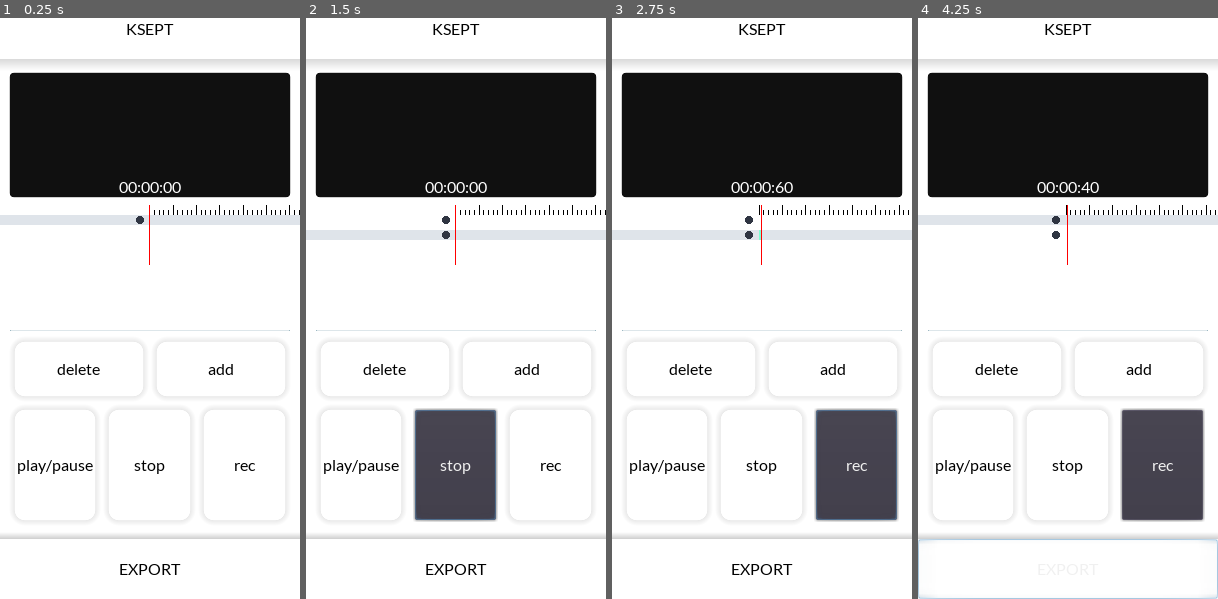
Above: before the commit, frames 1-4 (left to right).
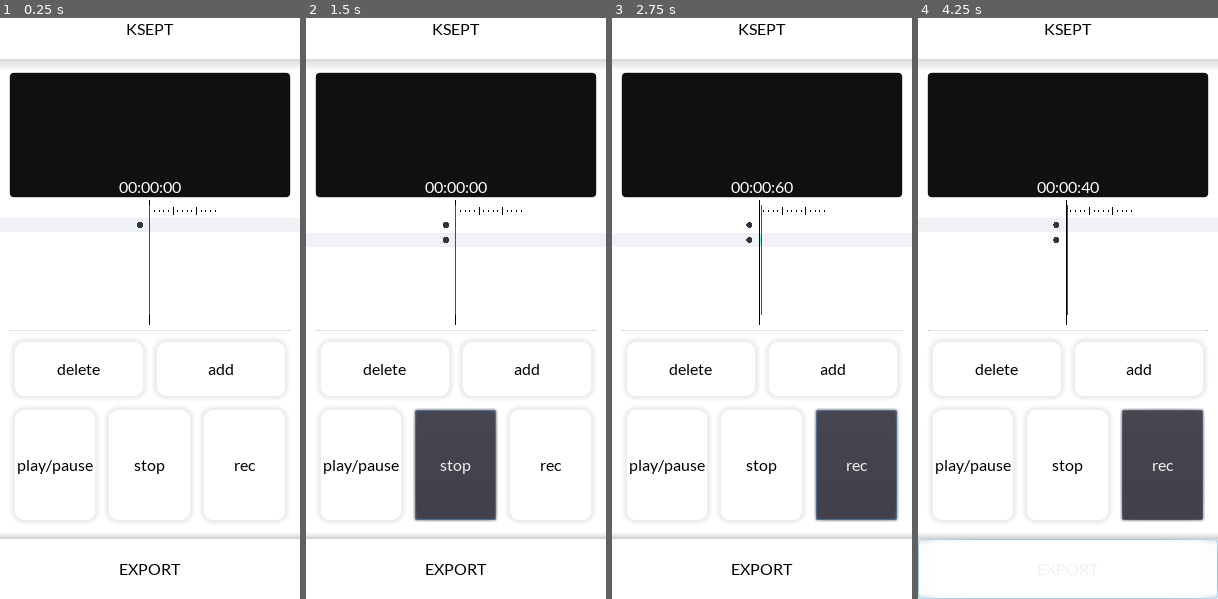
Above: after the commit, the same moments.

Repository: kahagino/ksept_recorder
Game: Godot game, scene res://scenes/main.tscn
Same seed, same stepped clock (60 frames per second), same inputs: the game is played once before the commit and once after it.
Inputs:
- Up to frame 1 (0.25 s): no input
- Up to frame 2 (1.5 s): click "add" at 0.5 s; click "stop" at 1.25 s
- Up to frame 3 (2.75 s): click "rec" at 2 s
- Up to frame 4 (4.25 s): tap Enter (ui_accept) at 2.75, 3.02, 3.77 s; hold Right (ui_right) 2.78-3.53 s; hold Down (ui_down) from 3.53 s (still down)

The runs differ from the first frame. In frame 1, 0.7% of the frame differs, in the area x 0-100%, y 31-53%; in frame 2, 0.7%; in frame 3, 0.8%; in frame 4, 0.8%.

Commit message:
🚧 settings fps maxed at 30 to improve power consumption

Diff:
--- a/project.godot
+++ b/project.godot
@@ -28,6 +28,10 @@
 
 Global="*res://src/global.gd"
 
+[debug]
+
+settings/fps/force_fps=30
+
 [display]
 
 window/size/width=300
@@ -37,9 +41,17 @@
 window/stretch/mode="2d"
 window/stretch/aspect="expand"
 
+[input_devices]
+
+pointing/emulate_touch_from_mouse=true
+
 [logging]
 
 file_logging/enable_file_logging.pc=false
+
+[physics]
+
+common/physics_fps=30
 
 [rendering]
 
--- a/ui_components/tracks_ui.gd
+++ b/ui_components/tracks_ui.gd
@@ -12,7 +12,6 @@
 	Global.audio_manager.connect("cursor_updated", self, "_on_cursor_updated")
 
 func _draw()->void:
-	_draw_time_scale()
 	_draw_focused_track(Global.get_focused_track_index())
 
 	var tracks = Global.get_tracks()
@@ -23,6 +22,8 @@
 		elif tracks[i].is_start_set:
 			# dynamic size when recording:
 			_draw_track(tracks[i].start_t_stamp, Global.get_cursor_pos(), i)
+
+	_draw_time_scale()
 
 	_draw_cursor()
 
@@ -41,13 +42,12 @@
 	return rect_size.x / 60.0
 
 func _draw_track(start_t_stamp:float, end_t_stamp:float, i:int)->FuncRef:
-	print("draw track")
 	var time_to_pos_scale = get_time_to_pos_scale()
 	var track_start_pos = time_to_pos_scale * start_t_stamp
 	var track_end_pos = time_to_pos_scale * end_t_stamp
 	var rect_pos = view_pos + Vector2(
 		track_start_pos,
-		i * tracks_thickness +  i * v_separation)
+		i * tracks_thickness +  (i+1) * v_separation)
 	return draw_rect(
 		Rect2(
 			rect_pos + time_to_pos_scale * view_offset,
@@ -55,16 +55,19 @@
 		Color.aquamarine,
 		true)
 
-func _draw_track_circle(i:int)->FuncRef:
+func _draw_track_circle(i:int, cust_offset:Vector2 = Vector2.ZERO)->FuncRef:
 	var rect_pos = get_time_to_pos_scale() * view_offset + view_pos + Vector2(
 		-10,
-		i * tracks_thickness +  i * v_separation + tracks_thickness/2)
-	return draw_circle(rect_pos, 4.0, Color("#2f3542"))
+		i * tracks_thickness +  (i+1) * v_separation + tracks_thickness/2)
+	return draw_circle(rect_pos, 3.0, Color("#2f3542"))
 
 func _draw_cursor()->FuncRef:
 	var time_to_pos_scale = get_time_to_pos_scale()
 	var line_pos_up = view_offset * time_to_pos_scale + Vector2(0, -10)
-	var line_pos_down = line_pos_up + Vector2(0, 60)
+	var line_pos_down = line_pos_up + Vector2(
+		0,
+		rect_size.y - view_offset.y * get_time_to_pos_scale()
+		)
 	return draw_line(line_pos_up, line_pos_down, Color.red, 1.0)
 
 func _draw_focused_track(focused_track_index:int)->FuncRef:
@@ -72,34 +75,52 @@
 	var track_start_pos = -10*get_time_to_pos_scale()
 	var track_end_pos = time_to_pos_scale * view_scale +10*get_time_to_pos_scale()
 	var thickness_pos = focused_track_index * tracks_thickness
-	var separation_pos = focused_track_index * v_separation
+	var separation_pos = (focused_track_index+1) * v_separation
 	var rect_pos = Vector2(
 		track_start_pos,
-		thickness_pos + separation_pos + view_offset.y * time_to_pos_scale)
+		thickness_pos + separation_pos + view_offset.y * time_to_pos_scale -2)
 	return draw_rect(
 		Rect2(
 			rect_pos,
-			Vector2(track_end_pos - track_start_pos, tracks_thickness)),
-		Color("#dfe4ea"),
+			Vector2(track_end_pos - track_start_pos, tracks_thickness +4)),
+		Color("#f1f2f6"),
 		true)
 
 func _draw_time_scale()->void:
 	var time_to_pose_scale = get_time_to_pos_scale()
-	# 5 secs lines
-	for i in range(0, 61, 5):
-		var line_pos_x = view_pos.x + i * time_to_pose_scale
-		var line_offset = view_offset * time_to_pose_scale
+	var cursor_pos_int = int(Global.get_cursor_pos())
+
+	# the lines will draw dynamically but keep a maxium interval size
+	# of view_scale
+	# user has the impression that the number of lines is infinite
+	var low_range = -int(view_scale/4) + (cursor_pos_int)
+	var top_range = int(view_scale/4) + cursor_pos_int
+	if cursor_pos_int <= view_scale/4:
+		low_range = 0
+
+	var line_pos_x = view_pos.x
+	var line_offset = view_offset * time_to_pose_scale
+	draw_line(
+			line_offset + Vector2(line_pos_x, rect_size.y - view_offset.y * time_to_pose_scale),
+			line_offset + Vector2(line_pos_x, -15),
+			Color.black
+			)
+
+	# 5 secs line
+	for i in range((low_range +4)/5, (top_range+4)/5, 1):
+		line_pos_x = view_pos.x + 5 * i * time_to_pose_scale
+		line_offset = view_offset * time_to_pose_scale
 		draw_line(
 			line_offset + Vector2(line_pos_x, 0),
-			line_offset + Vector2(line_pos_x, -10),
+			line_offset + Vector2(line_pos_x, -8),
 			Color.black
 			)
 	# 1 sec lines
-	for i in range(0, 61, 1):
-		var line_pos_x = view_pos.x + i * time_to_pose_scale
-		var line_offset = view_offset * time_to_pose_scale
+	for i in range(low_range, top_range, 1):
+		line_pos_x = view_pos.x + i * time_to_pose_scale
+		line_offset = view_offset * time_to_pose_scale
 		draw_line(
-			line_offset + Vector2(line_pos_x, 0),
+			line_offset + Vector2(line_pos_x, -3),
 			line_offset + Vector2(line_pos_x, -5),
 			Color.black
 			)
